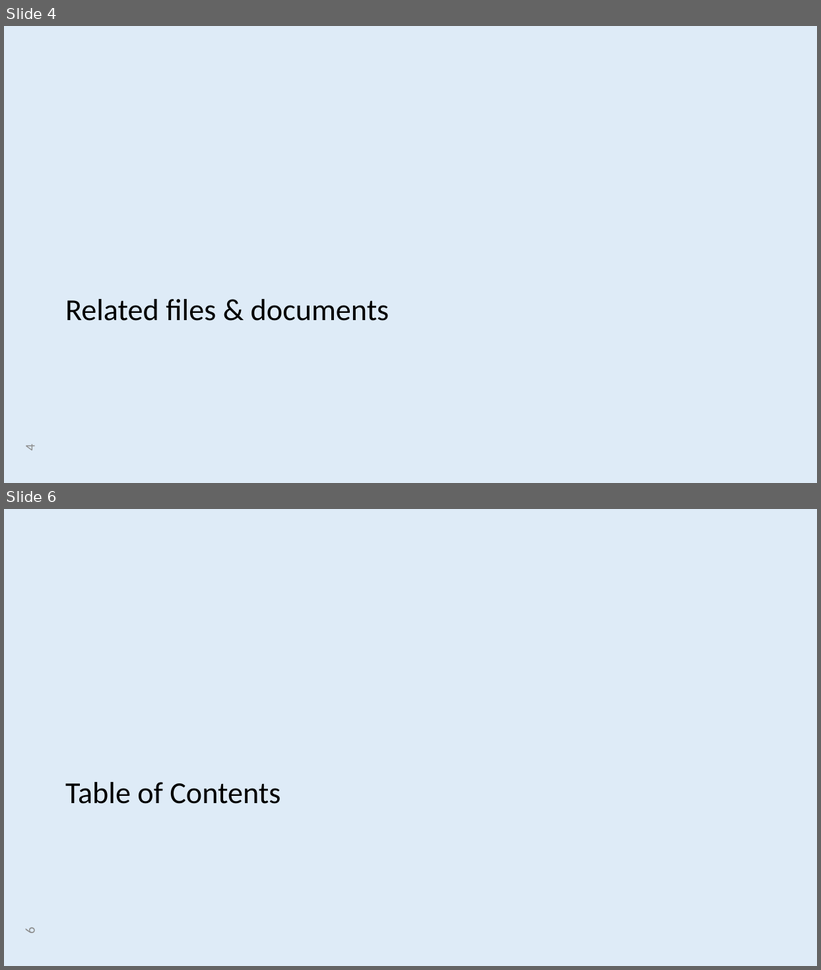
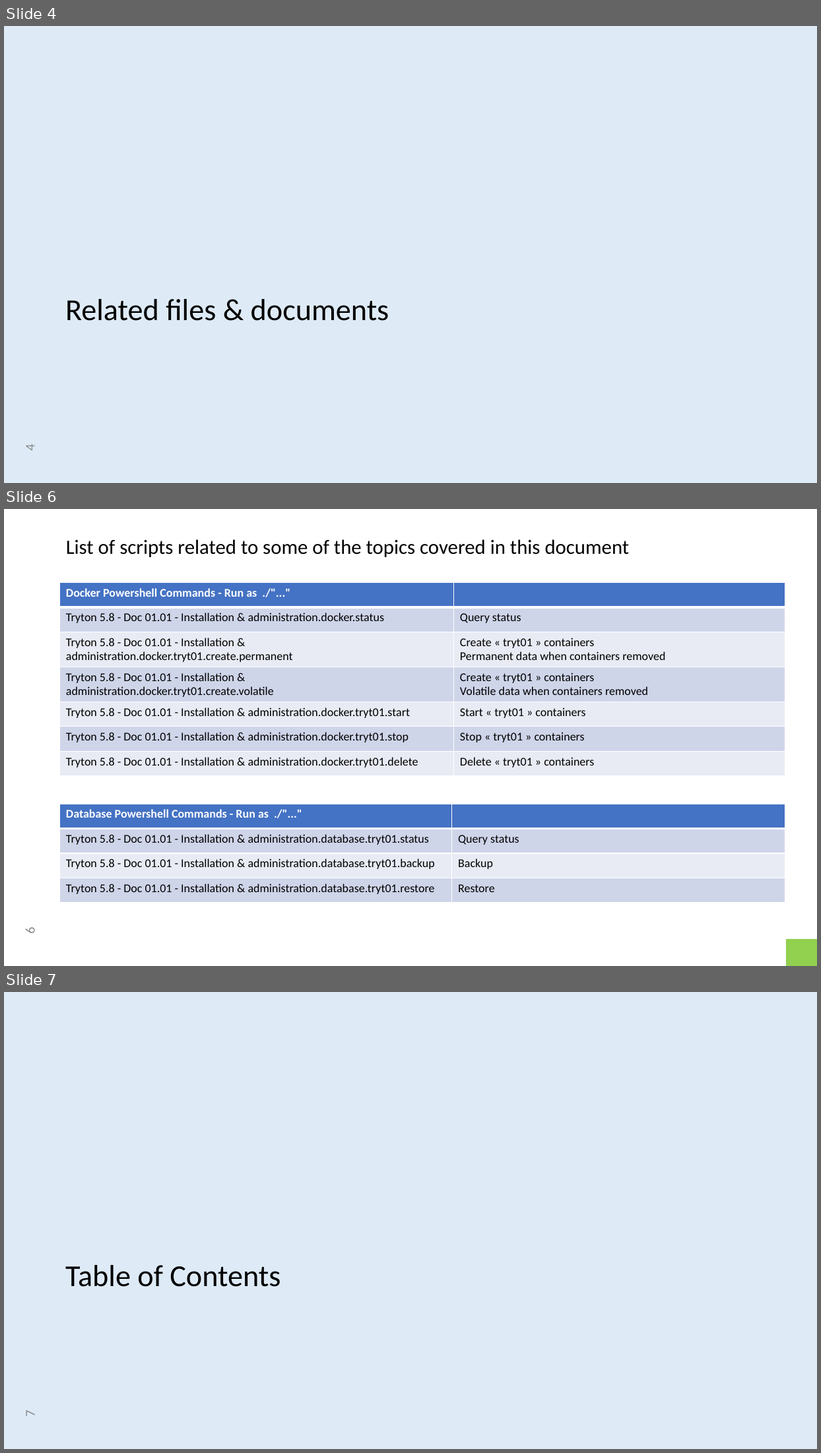
Before and after one commit to clixwise/tryton-by-example, a slide deck: 5.8/Tryton 5.8 - Doc 01.01 - Installation & administration.pptx. Shown one above the other, each under a label of ours: slides 4 and 6 before the commit, slides 4, 6 and 7 after it; the slides between them are not shown. The pictures are 821x970 and 821x1453 pixels, drawn with LibreOffice and Linux fonts; fonts in the diff are those of the drawing. Boxes give left, top, right and bottom in pixels: in the first picture for what was removed or moved away, otherwise in the second. Text is boxed around its words. In the diff, an @@ line names an element or a change of style, - is before the commit and + after.

```diff
--- a/5.8/Tryton 5.8 - Doc 01.01 - Installation & administration.pptx
+++ b/5.8/Tryton 5.8 - Doc 01.01 - Installation & administration.pptx
@@ slide 6 added at box(4, 509, 817, 966), background #FFFFFF @@
@@ title added at box(66, 539, 630, 557), 24 pt, text #000000 @@
+List of scripts related to some of the topics covered in this document
@@ table added at box(60, 583, 785, 776), 7 rows, 2 columns @@
+Docker Powershell Commands - Run as ./"..." | 
+Tryton 5.8 - Doc 01.01 - Installation & administration.docker.status | Query status
+Tryton 5.8 - Doc 01.01 - Installation & administration.docker.tryt01.create.permanent | Create « tryt01 » containers Permanent data when containers removed
+Tryton 5.8 - Doc 01.01 - Installation & administration.docker.tryt01.create.volatile | Create « tryt01 » containers Volatile data when containers removed
+Tryton 5.8 - Doc 01.01 - Installation & administration.docker.tryt01.start | Start « tryt01 » containers
+Tryton 5.8 - Doc 01.01 - Installation & administration.docker.tryt01.stop | Stop « tryt01 » containers
+Tryton 5.8 - Doc 01.01 - Installation & administration.docker.tryt01.delete | Delete « tryt01 » containers
@@ table added at box(60, 804, 785, 903), 4 rows, 2 columns @@
+Database Powershell Commands - Run as ./"..." | 
+Tryton 5.8 - Doc 01.01 - Installation & administration.database.tryt01.status | Query status
+Tryton 5.8 - Doc 01.01 - Installation & administration.database.tryt01.backup | Backup
+Tryton 5.8 - Doc 01.01 - Installation & administration.database.tryt01.restore | Restore
@@ page number added at box(22, 928, 38, 933), 16 pt, text #8C8C8C @@
+6
@@ rectangle added at box(787, 940, 817, 966), fill #92D050 @@
@@ what was slide 6 is now slide 7 @@
@@ page number at box(22, 1411, 38, 1416): text changed @@
-6
+7
```
Also in this commit, not shown: 3 slides changed, 1 slide removed, 8 other files.
